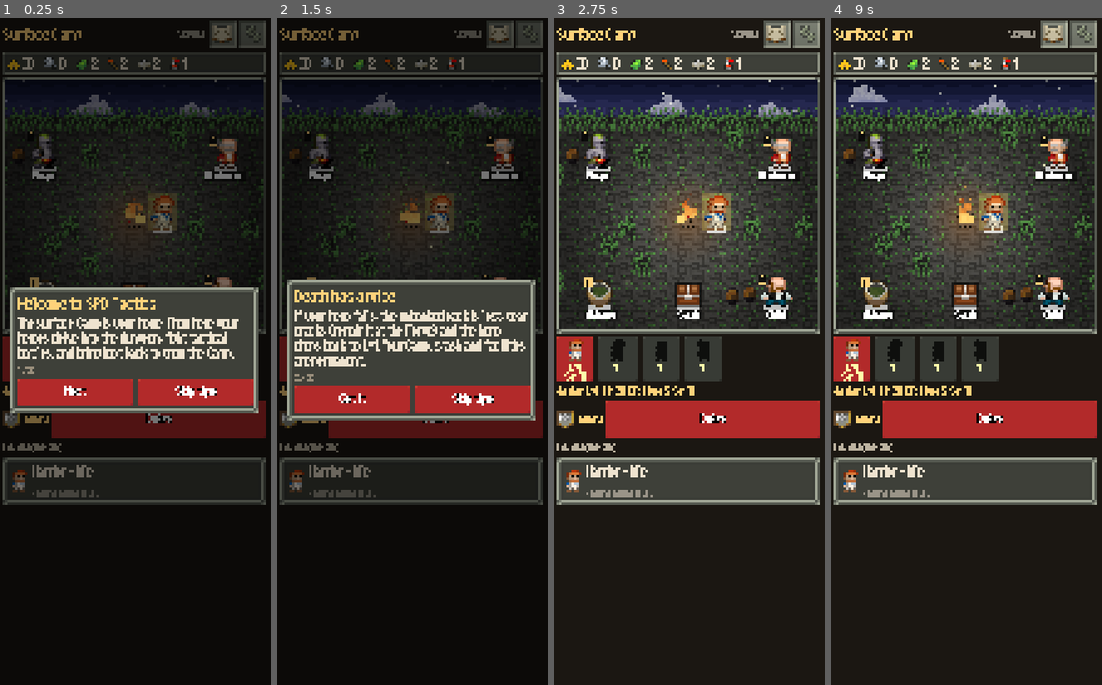
Above: before the commit, frames 1-4 (left to right).
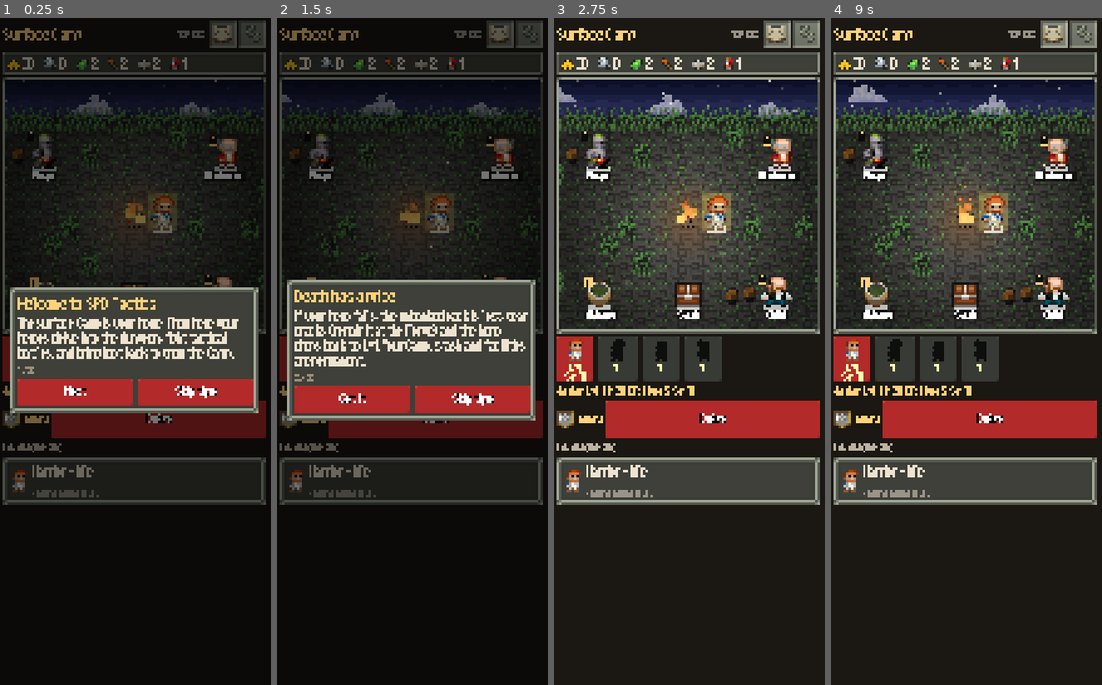
Above: after the commit, the same moments.

Repository: DaltonGoesFast/Idle-Pixel-Dungeon
Game: Godot game, scene res://scenes/main.tscn
Two runs of this game, one before a commit and one after it. Both use one fixed random seed, a clock stepped at 60 frames per second and the inputs below.
Inputs (mouse positions are in pixels of both pictures, inside the frame that each line leads up to):
- Up to frame 1 (0.25 s): no input
- Up to frame 2 (1.5 s): click "Next" at 0.5 s; click "Next" at 1.25 s
- Up to frame 3 (2.75 s): click "Skip tips" at 2 s
- Up to frame 4 (9 s): click (1053, 38) at 2.75 s; click "Lv1 Str 10" at 3.5 s; click "Delve" at 4.25 s; click "Milestones" at 5 s; click "Progress" at 5.75 s; click "Progress" at 6.5 s; click "Codex" at 7.25 s; click "Codex" at 8 s; click (1053, 38) at 8.75 s

The runs differ from the first frame. In frame 1, less than 0.1% of the frame differs, in the area x 66-76%, y 1-3%; in frame 2, less than 0.1%; in frame 3, less than 0.1%; in frame 4, less than 0.1%.

Commit message:
Cut v0.49.2 so the camp overhaul and patrol widget can ship.
Co-authored-by: Cursor <cursoragent@cursor.com>

Diff:
--- a/project.godot
+++ b/project.godot
@@ -11,7 +11,7 @@
 [application]
 
 config/name="SPD Tactics"
-config/version="0.49.1"
+config/version="0.49.2"
 run/main_scene="res://scenes/main.tscn"
 config/features=PackedStringArray("4.7", "GL Compatibility")
 config/icon="res://icon.png"
Not shown, changed: export_presets.cfg
Not shown, changed: docs/CHANGELOG.md
